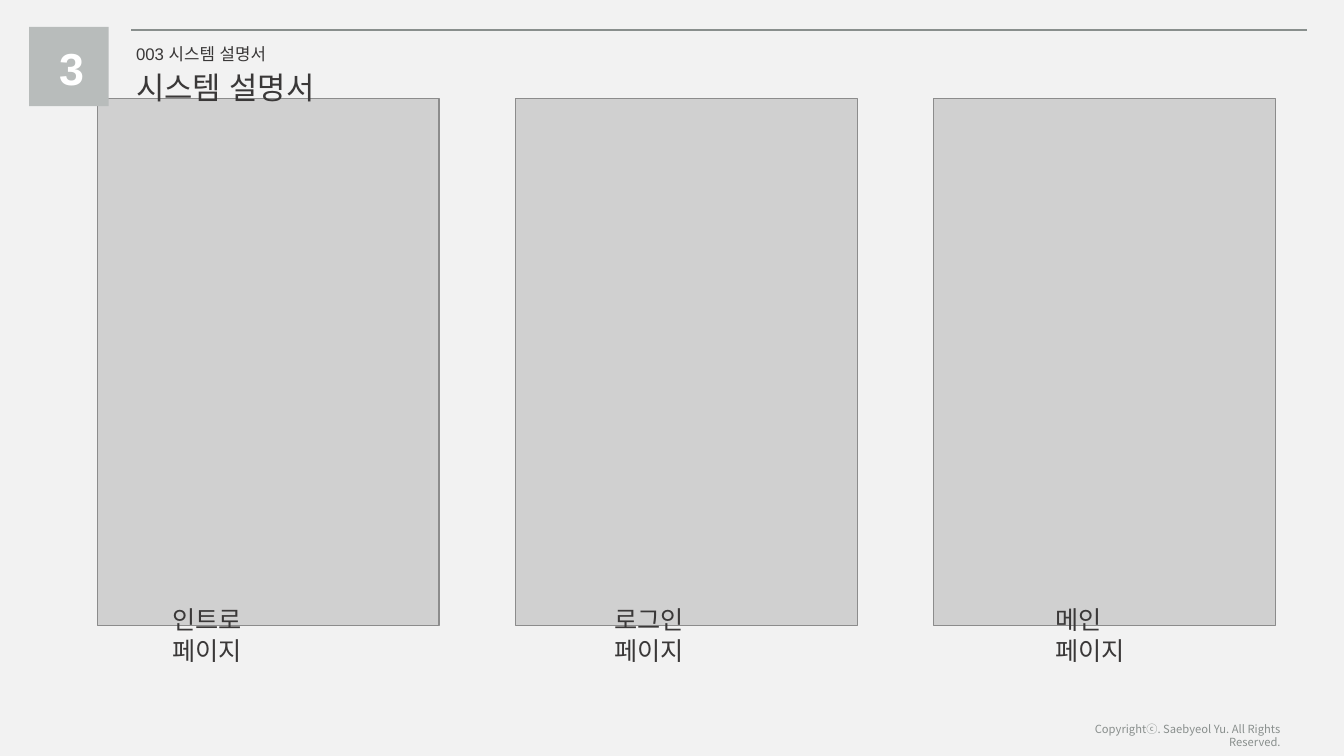
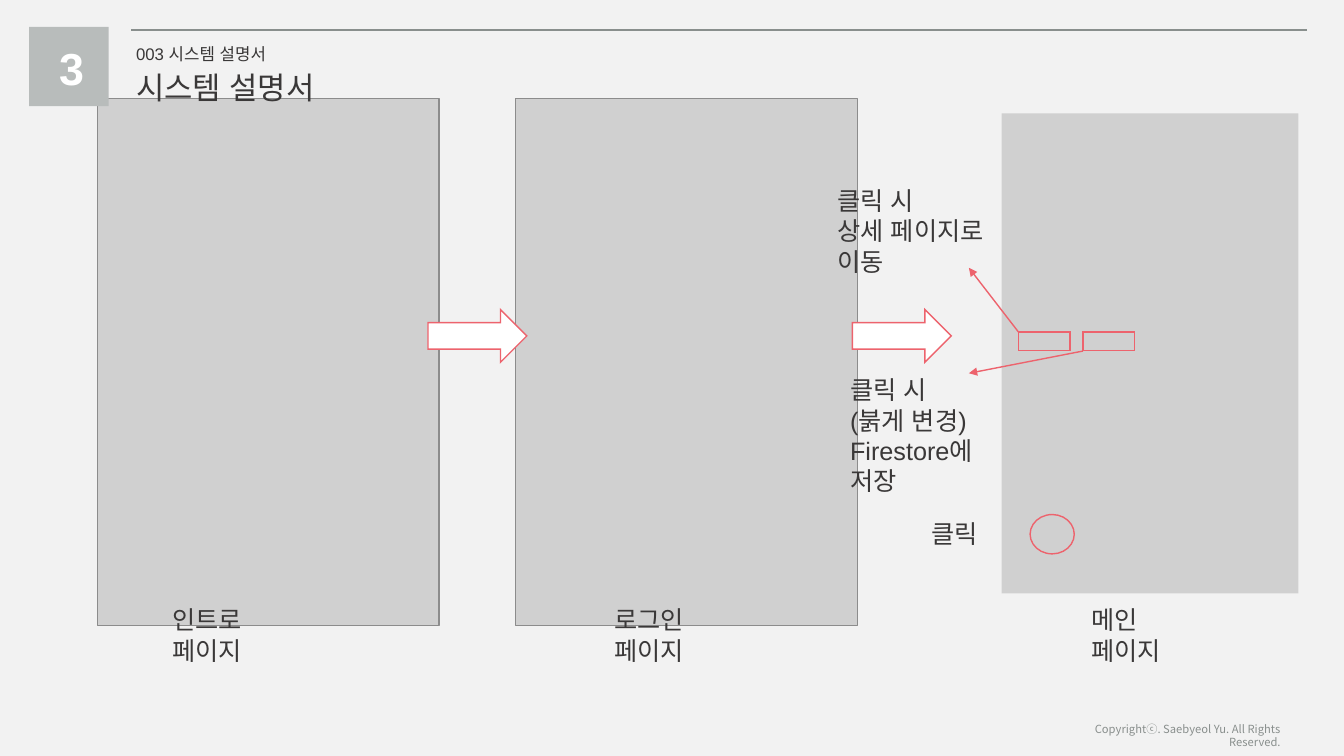
Before and after one commit to whale14/daelimProject, a slide deck: slide 12 of 졸업작품_구현환경 및 시스템 설명서_김다빈, 이상규, 차혜연.pptx. Drawn at 1344x756 pixels with LibreOffice and Linux fonts; fonts in the diff are those of the drawing; grey boxes stand for pictures. Boxes give left, top, right and bottom in pixels: in the first picture for what was removed or moved away, otherwise in the second. Text is boxed around its words. In the diff, an @@ line names an element or a change of style, - is before the commit and + after.

```diff
--- a/졸업작품_구현환경 및 시스템 설명서_김다빈, 이상규, 차혜연.pptx
+++ b/졸업작품_구현환경 및 시스템 설명서_김다빈, 이상규, 차혜연.pptx
@@ picture resized from (x1=935, y1=99, x2=1276, y2=626) to (x1=1002, y1=114, x2=1299, y2=594) @@
@@ text added at (x1=837, y1=184, x2=984, y2=277), 18 pt, text #3A3838 @@
+클릭 시
+상세 페이지로
+이동
@@ arrow added from (1018, 333) to (969, 268), #ED636D 1 pt @@
@@ right arrow added at (x1=429, y1=310, x2=527, y2=362), fill #FFFFFF, outline #ED636D 1 pt @@
@@ right arrow added at (x1=853, y1=310, x2=952, y2=362), fill #FFFFFF, outline #ED636D 1 pt @@
@@ arrow added from (1084, 351) to (969, 373), #ED636D 1 pt @@
@@ rectangle added at (x1=1018, y1=333, x2=1070, y2=351), outline #ED636D 1 pt @@
@@ rectangle added at (x1=1084, y1=333, x2=1135, y2=351), outline #ED636D 1 pt @@
@@ text added at (x1=850, y1=374, x2=973, y2=496), 18 pt, text #3A3838 @@
+클릭 시
+(붉게 변경)
+Firestore에
+저장
@@ text added at (x1=932, y1=522, x2=978, y2=545), 18 pt, text #3A3838 @@
+클릭
@@ ellipse added at (x1=1030, y1=514, x2=1075, y2=554), outline #ED636D 1 pt @@
@@ text "메인 페이지" moved from (x1=1056, y1=608, x2=1126, y2=662) to (x1=1091, y1=608, x2=1161, y2=662) @@
```
Also in this commit, not shown: 3 other slides changed, 3 slides added, 5 other files.
